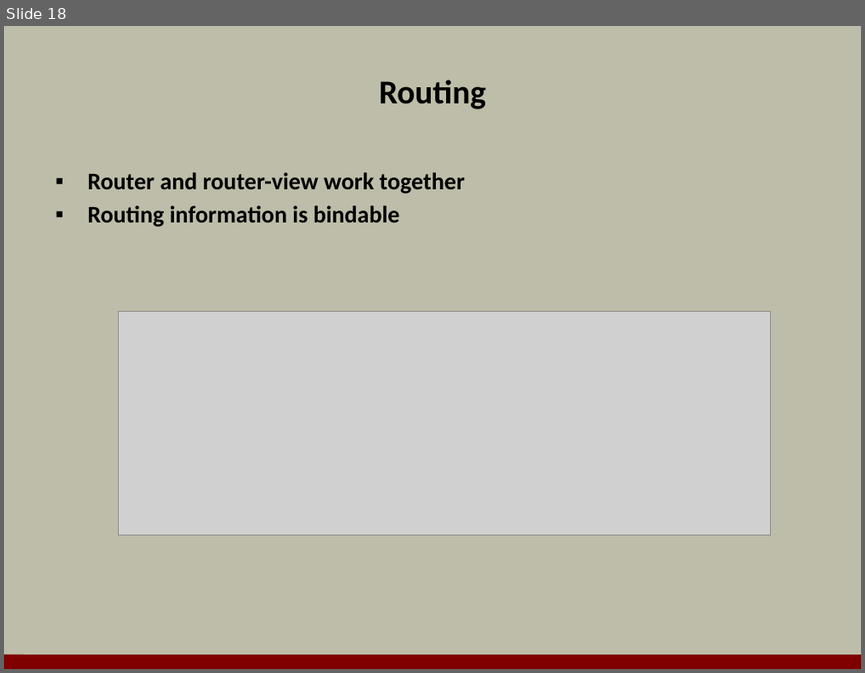
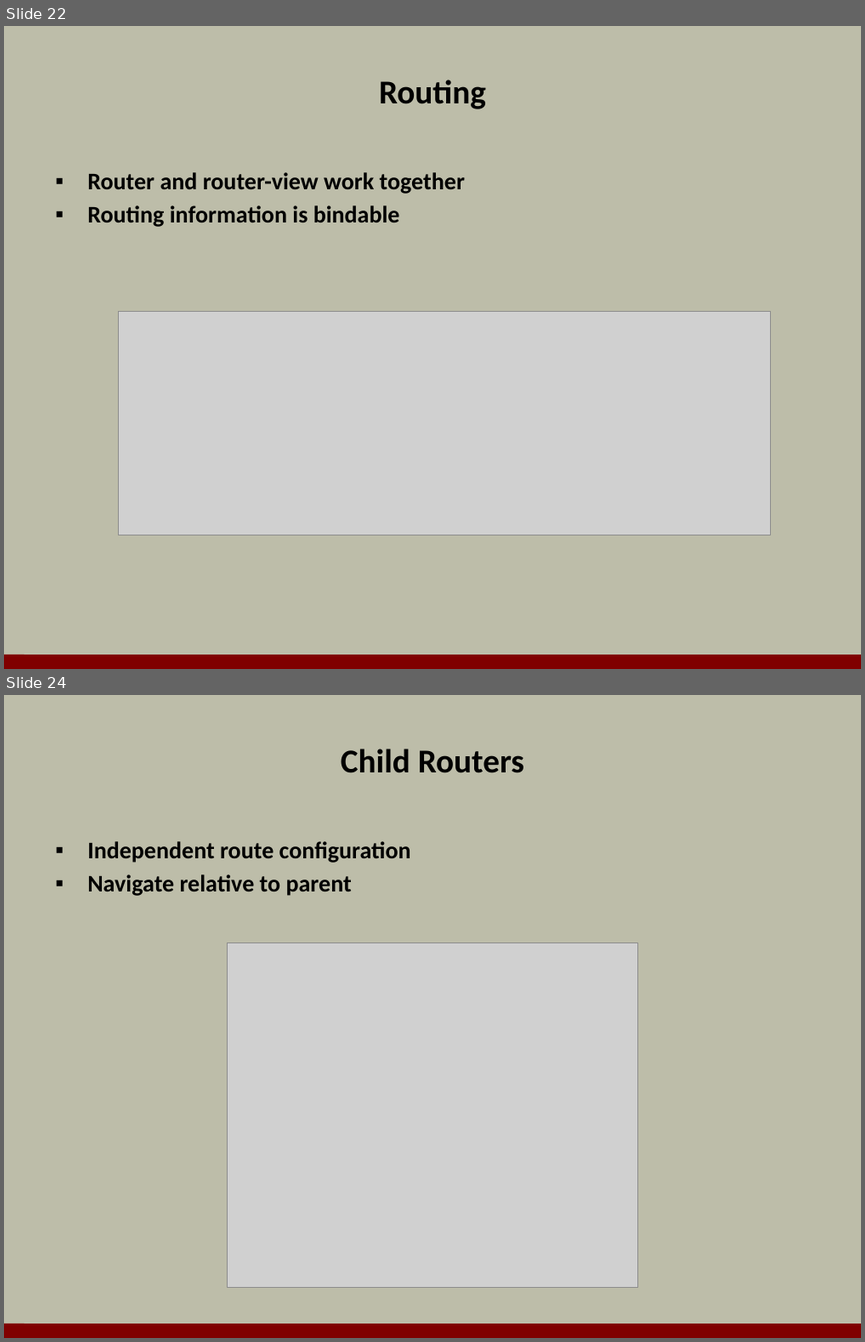
Before and after one commit to OdeToCode/classes, a slide deck: angularjs/slides/a1_aurelia.pptx. Shown one above the other, each under a label of ours: slide 18 before the commit, slides 22 and 24 after it; the slides between them are not shown. The pictures are 865x673 and 865x1342 pixels, drawn with LibreOffice and Linux fonts; fonts in the diff are those of the drawing; grey boxes stand for pictures; background and template pictures are left out. Boxes give left, top, right and bottom in pixels: in the first picture for what was removed or moved away, otherwise in the second. Text is boxed around its words. In the diff, an @@ line names an element or a change of style, - is before the commit and + after.

```diff
--- a/angularjs/slides/a1_aurelia.pptx
+++ b/angularjs/slides/a1_aurelia.pptx
@@ slide 24 added at (4, 695, 861, 1338), background #BDBDA9; not listed: 1 template element that a slide beside it also shows @@
@@ title added at (341, 749, 524, 773), 28 pt, text #000000, bold @@
+Child Routers
@@ text added at (87, 841, 411, 896), 20 pt, text #000000, bold @@
+▪ Independent route configuration
+▪ Navigate relative to parent
@@ picture added at (227, 942, 637, 1287) @@
@@ what was slide 18 is now slide 22 @@
```
Also in this commit, not shown: 7 other slides added, 1 slide removed, 1 other file.
